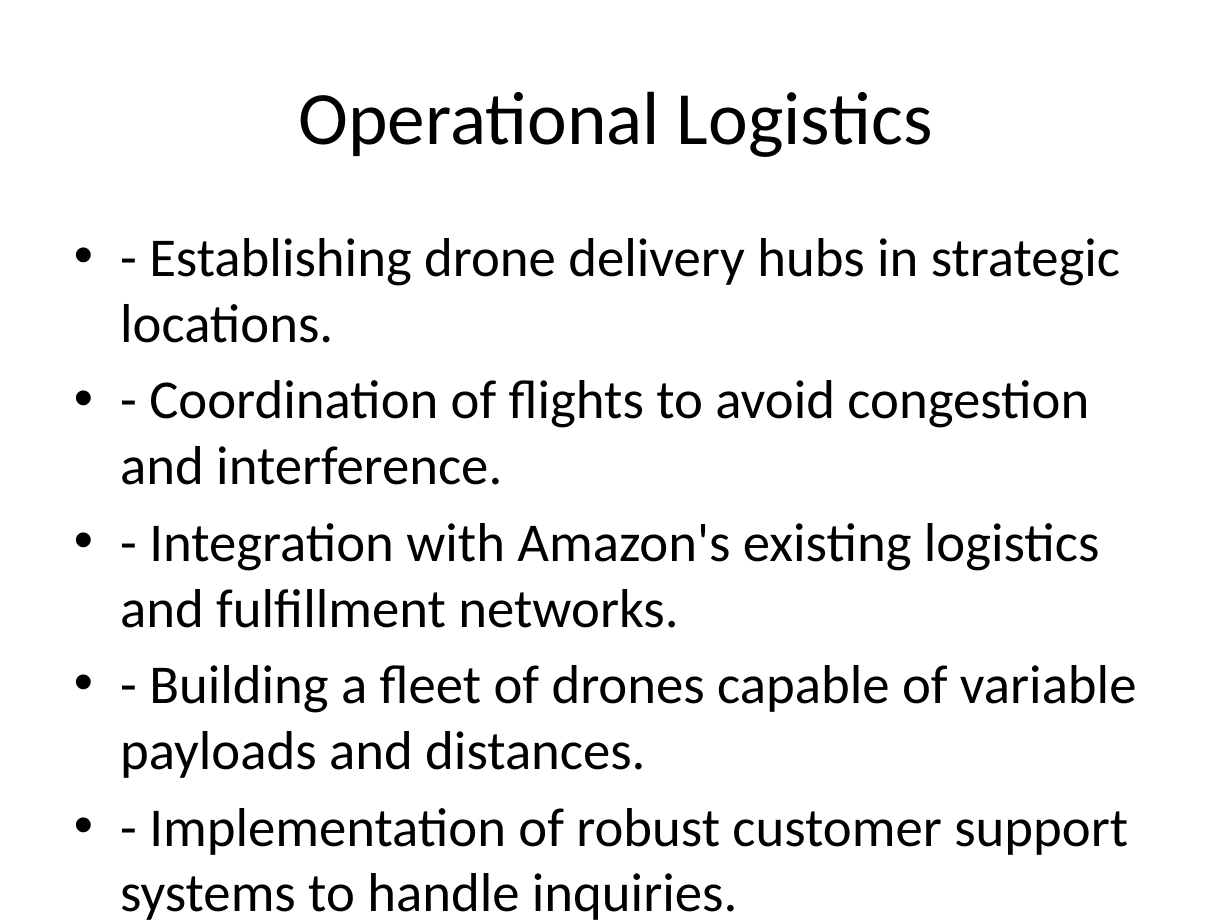
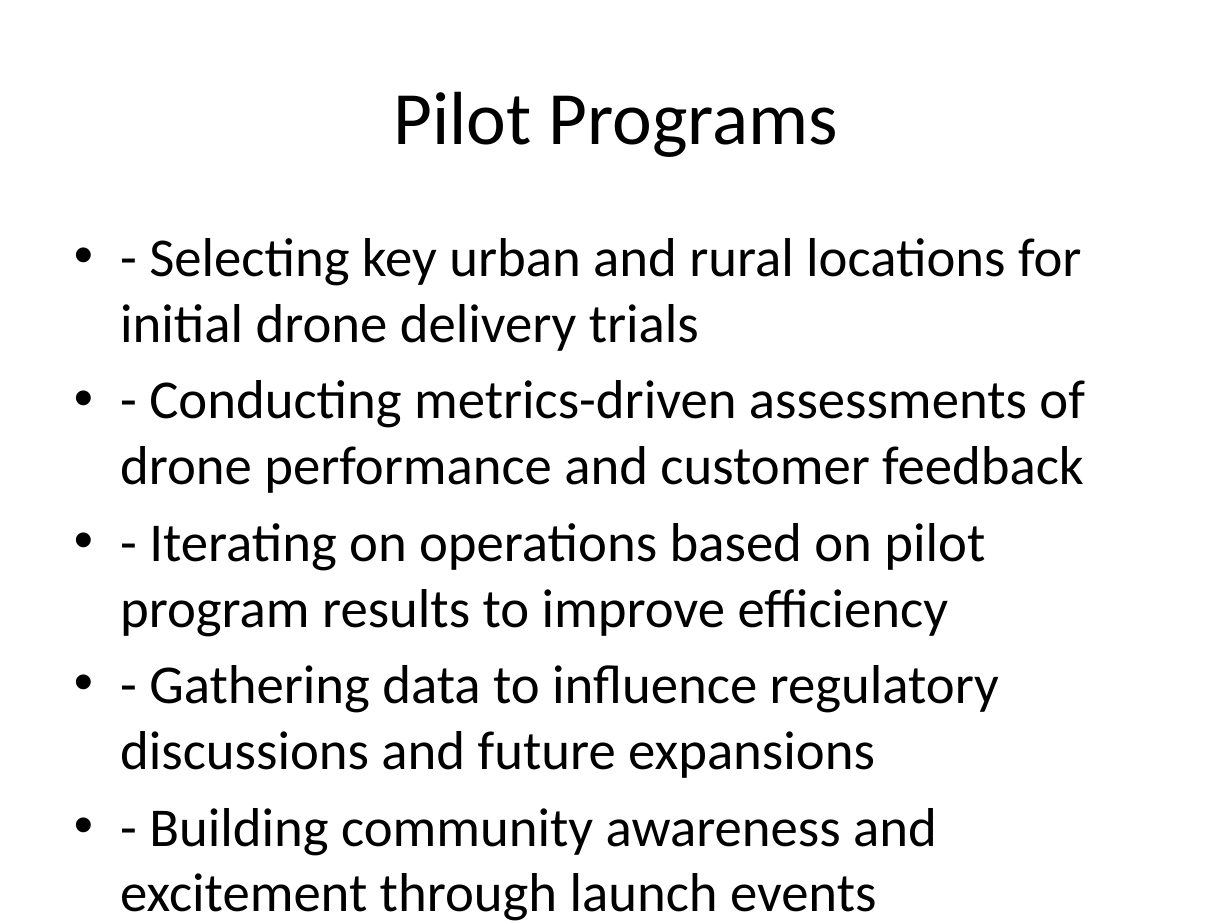
Before and after one commit to MiraSharma8511/hands-on-langchain, a slide deck: slide 8 of generated.pptx. Drawn at 1232x924 pixels with LibreOffice and Linux fonts; fonts in the diff are those of the drawing. Boxes give left, top, right and bottom in pixels: in the first picture for what was removed or moved away, otherwise in the second. Text is boxed around its words. In the diff, an @@ line names an element or a change of style, - is before the commit and + after.

```diff
--- a/generated.pptx
+++ b/generated.pptx
@@ title at box(393, 91, 838, 157): text changed @@
-Operational Logistics
+Pilot Programs
@@ text at box(120, 238, 1085, 921): text changed @@
-• - Establishing drone delivery hubs in strategic locations.
-• - Coordination of flights to avoid congestion and interference.
-• - Integration with Amazon's existing logistics and fulfillment networks.
-• - Building a fleet of drones capable of variable payloads and distances.
-• - Implementation of robust customer support systems to handle inquiries.
+• - Selecting key urban and rural locations for initial drone delivery trials
+• - Conducting metrics-driven assessments of drone performance and customer feedback
+• - Iterating on operations based on pilot program results to improve efficiency
+• - Gathering data to influence regulatory discussions and future expansions
+• - Building community awareness and excitement through launch events
```
Also in this commit, not shown: 7 other slides changed, 2 slides added, 2 slides removed, 2 other files.
